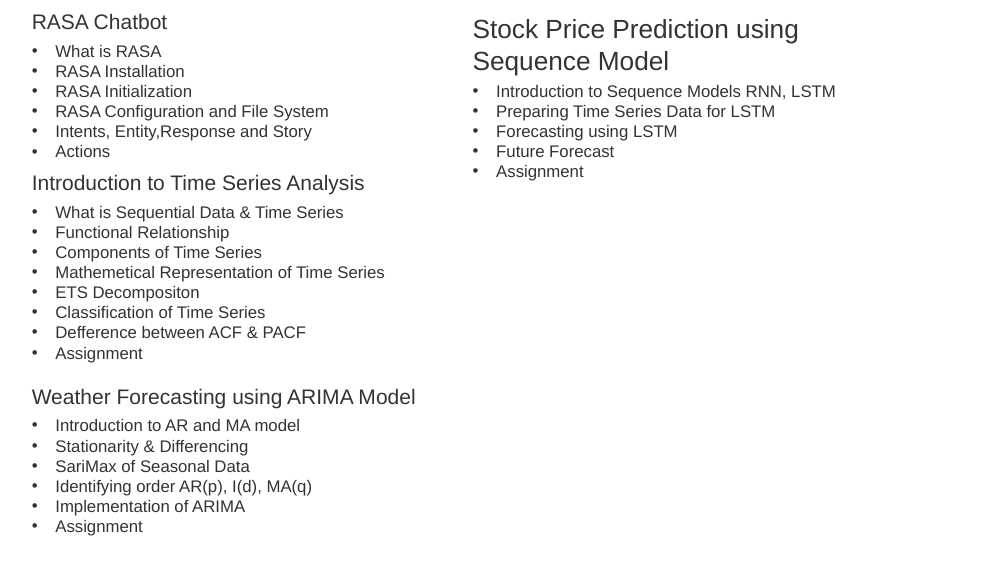
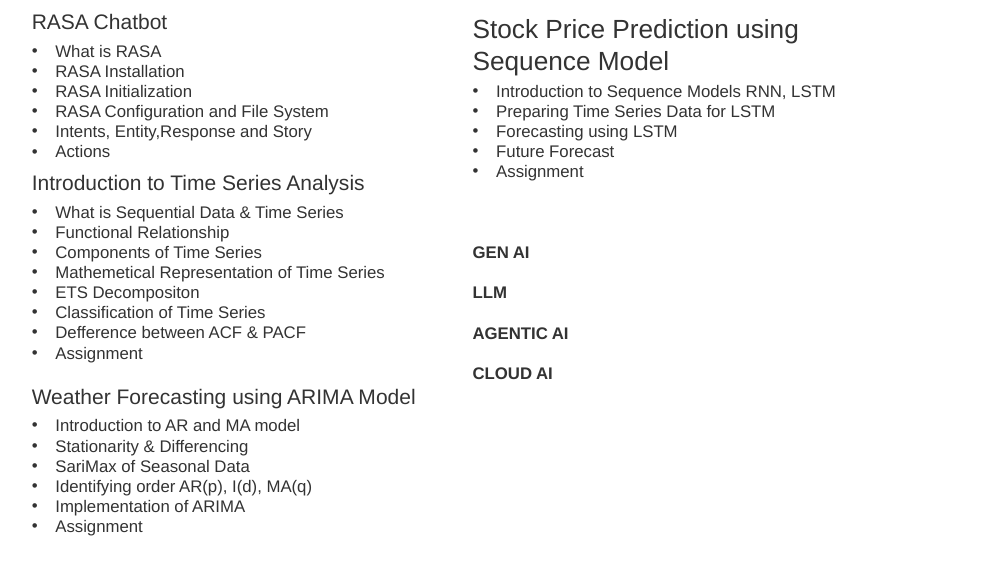
Before and after one commit to shahil04/ds_materials, a slide deck: slide 22 of 9.Deep_learning/class_1_module_9_deep learning__introduction.pptx. Drawn at 1008x567 pixels with LibreOffice and Linux fonts; fonts in the diff are those of the drawing. Boxes give left, top, right and bottom in pixels: in the first picture for what was removed or moved away, otherwise in the second. Text is boxed around its words. In the diff, an @@ line names an element or a change of style, - is before the commit and + after.

```diff
--- a/9.Deep_learning/class_1_module_9_deep learning__introduction.pptx
+++ b/9.Deep_learning/class_1_module_9_deep learning__introduction.pptx
@@ text at bbox=[473, 246, 569, 379]: paragraphs added @@
+GEN AI
+LLM
+AGENTIC AI
+CLOUD AI
```
Also in this commit, not shown: 3 other slides changed, 40 other files.
